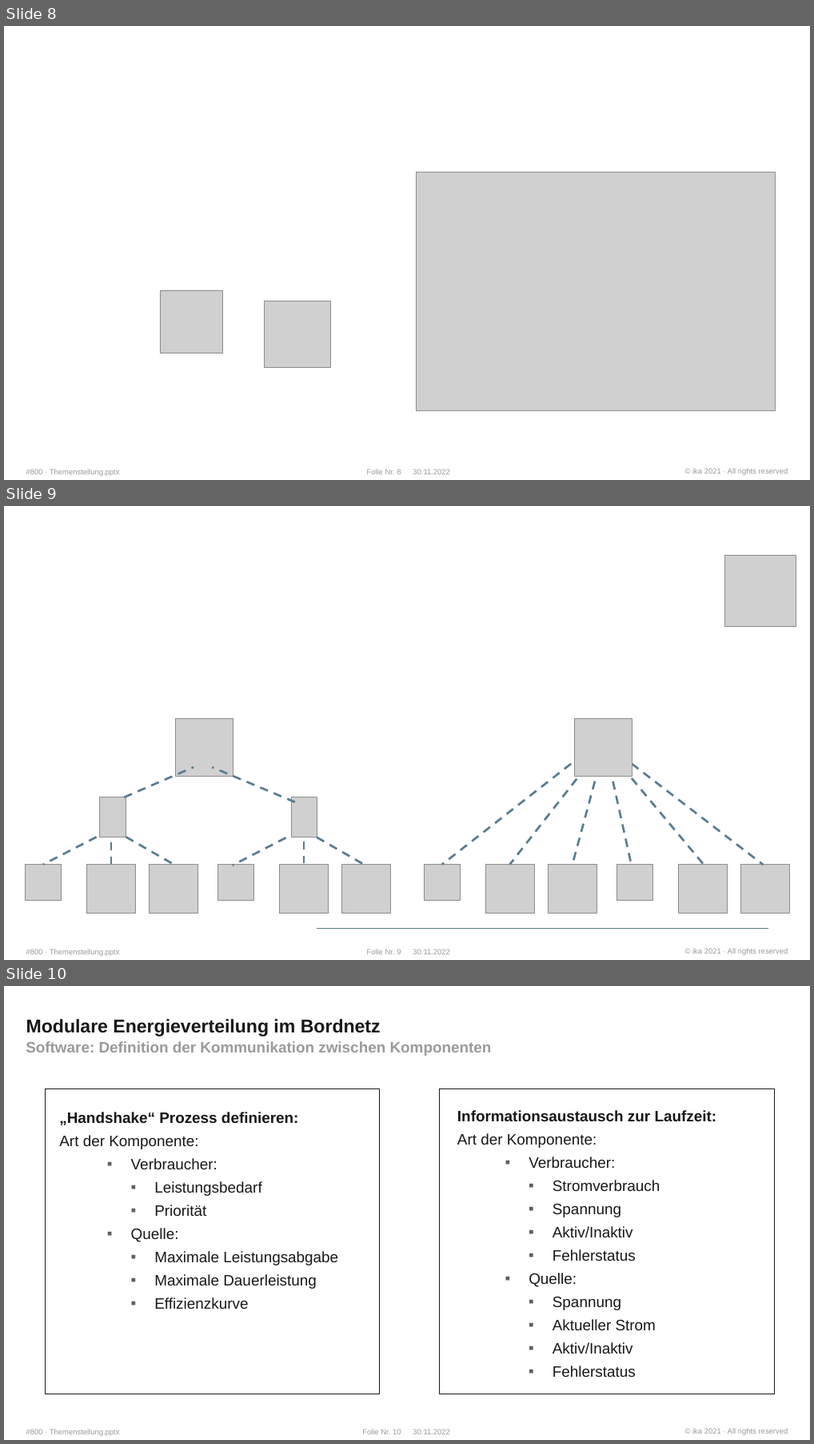
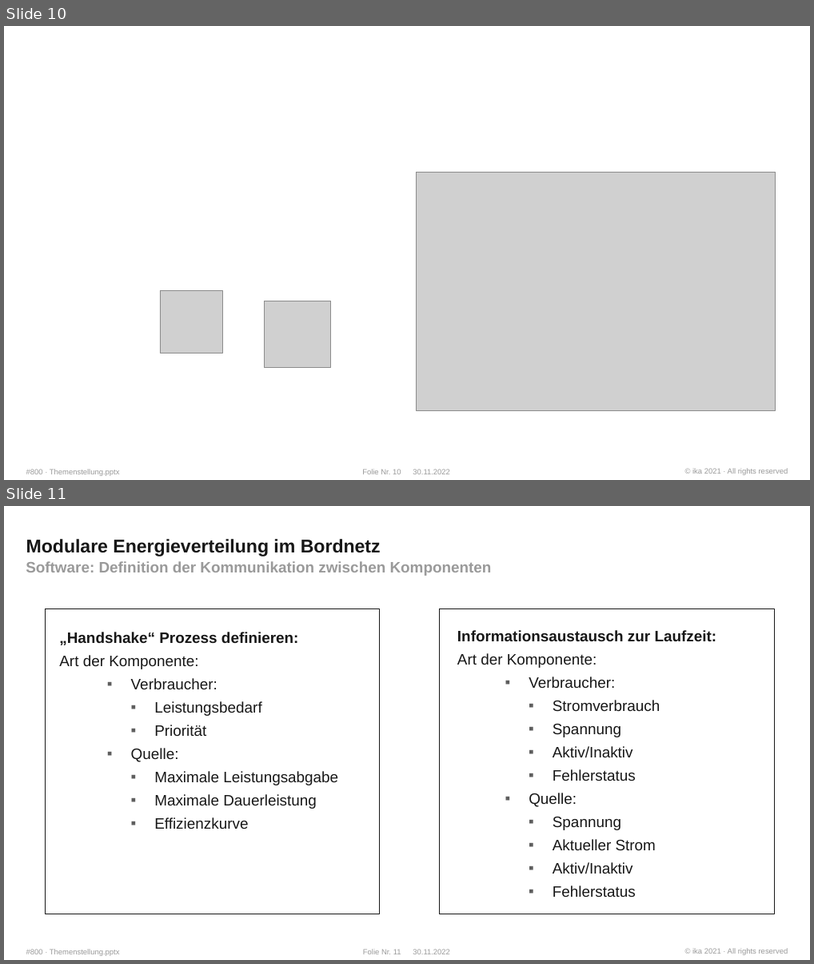
Before and after one commit to WhR4Ven/Diss_Dokument, a slide deck: Vortrag/Themenstellung.pptx. Shown one above the other, each under a label of ours: slides 8, 9 and 10 before the commit, slides 10 and 11 after it. The pictures are 814x1444 and 814x964 pixels, drawn with LibreOffice and Linux fonts; fonts in the diff are those of the drawing; grey boxes stand for pictures; background and template pictures are left out. Boxes give left, top, right and bottom in pixels: in the first picture for what was removed or moved away, otherwise in the second. Text is boxed around its words. In the diff, an @@ line names an element or a change of style, - is before the commit and + after.

```diff
--- a/Vortrag/Themenstellung.pptx
+++ b/Vortrag/Themenstellung.pptx
@@ slide 9 removed at box(4, 506, 810, 960), background #FFFFFF; not listed: 4 template elements that a slide beside it also shows @@
@@ picture removed at box(725, 555, 797, 626) @@
@@ picture removed at box(575, 718, 633, 776) @@
@@ group removed at box(25, 718, 391, 913): 9 pictures, 8 lines @@
@@ line removed from (571, 764) to (442, 864) @@
@@ line removed from (586, 768) to (510, 864) @@
@@ line removed from (599, 767) to (573, 864) @@
@@ line removed from (610, 767) to (632, 864) @@
@@ line removed from (623, 767) to (703, 864) @@
@@ line removed from (633, 764) to (764, 864) @@
@@ picture removed at box(425, 864, 461, 900) @@
@@ picture removed at box(486, 864, 535, 913) @@
@@ picture removed at box(549, 864, 598, 913) @@
@@ picture removed at box(618, 864, 654, 900) @@
@@ picture removed at box(679, 864, 728, 913) @@
@@ picture removed at box(742, 864, 790, 913) @@
@@ line removed from (317, 928) to (770, 928) @@
@@ what was slide 8 is now slide 10 @@
@@ page number at box(362, 468, 402, 474): text changed @@
-Folie Nr. 8
+Folie Nr. 10
@@ what was slide 10 is now slide 11 @@
@@ page number at box(363, 948, 402, 954): text changed @@
-Folie Nr. 10
+Folie Nr. 11
```
Also in this commit, not shown: 2 slides added.
